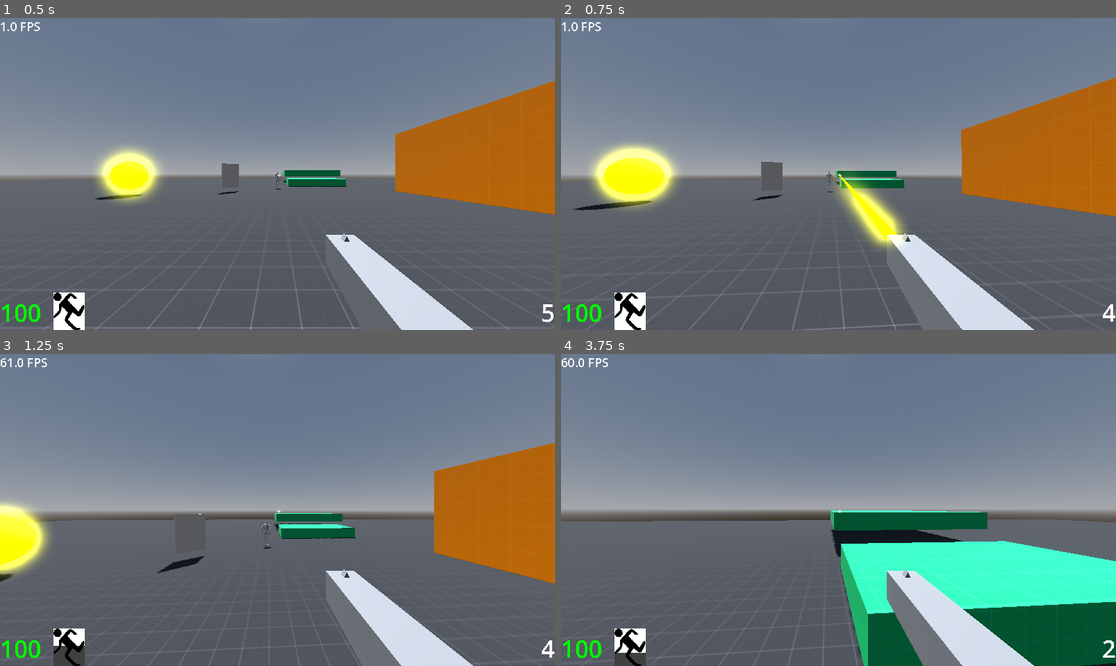
Above: before the commit, frames 1-4 (two rows, left to right).
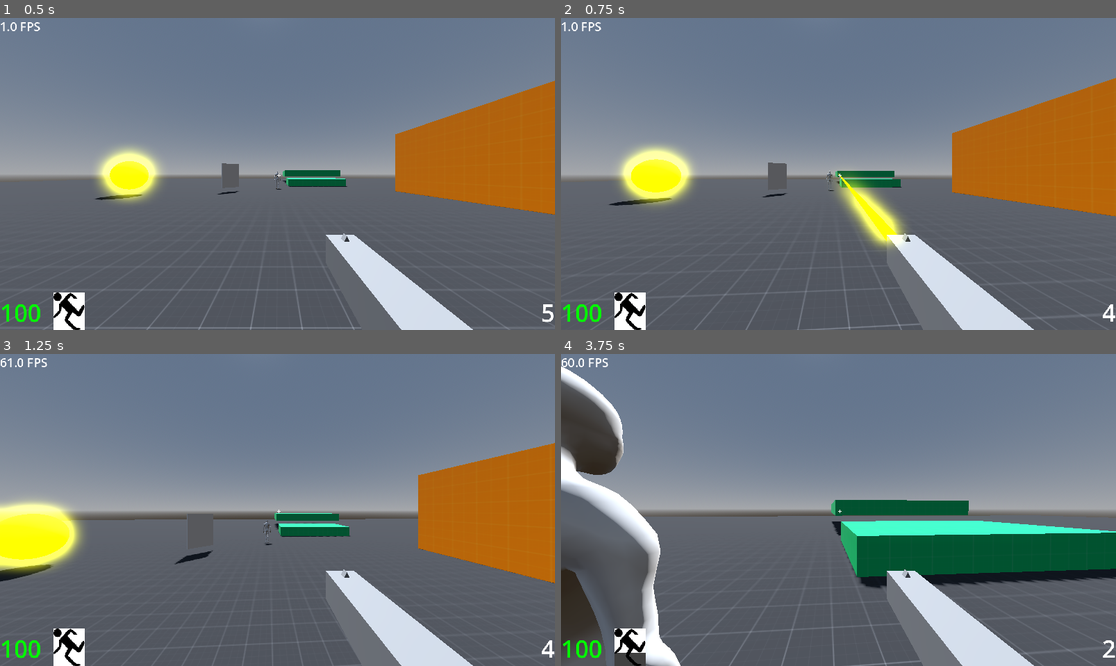
Above: after the commit, the same moments.

Repository: sam0622/fps
Game: Godot game, scene res://src/scenes/levels/testing_ground.tscn
Two runs of this game, one before a commit and one after it. Both use one fixed random seed, a clock stepped at 60 frames per second and the inputs below.
Inputs (mouse positions are in pixels of both pictures, inside the frame that each line leads up to):
- Up to frame 1 (0.5 s): no input
- Up to frame 2 (0.75 s): move the mouse to (866, 174) at 0.52 s; hold W (moveForward) from 0.53 s (still down); hold Shift (use_ablility) from 0.53 s (still down); click (866, 174) at 0.67 s
- Up to frame 3 (1.25 s): keep holding W (moveForward); keep holding Shift (use_ablility); tap Space (Jump) at 0.77, 0.8, 1.07 s
- Up to frame 4 (3.75 s): keep holding W (moveForward); move the mouse to (810, 510) at 1.27 s; release Shift (use_ablility) at 1.28 s; tap Space (Jump) at 1.35, 1.52, 1.82, 2.3, 3.02, 3.32 s; tap Shift (use_ablility) at 1.55, 2.85 s; move the mouse to (849, 503) at 2.02 s; press the mouse at (849, 503) at 2.03 s; move the mouse to (832, 516) at 2.77 s; release the mouse at (832, 516) at 2.78 s; click (832, 516) at 2.92 s; move the mouse to (877, 513) at 3.52 s; hold Shift (use_ablility) from 3.53 s (still down)

Frame 1 is identical in both runs. In frame 2, 3.5% of the frame differs, in the area x 2-100%, y 19-100%; in frame 3, 4.1%; in frame 4, 28%, in the area x 0-100%, y 4-100%.

Commit message:
Fully refined dash

Diff:
--- a/src/scripts/abilities/dash.gd
+++ b/src/scripts/abilities/dash.gd
@@ -7,6 +7,8 @@
 @export var has_iframes := true
 @export var pass_through_enemies := true
 
+var input_dir: Vector2
+
 @onready var player_base_speed := player.speed
 
 
@@ -14,9 +16,16 @@
 	super()
 
 
+func _process(delta: float) -> void:
+	input_dir = Input.get_vector("moveLeft", "moveRight", "moveForward", "moveBackward")
+	trigger_condition = input_dir != Vector2.ZERO
+
+
 func trigger() -> void:
 	super()
+	player.dash_direction = (player.transform.basis * Vector3(input_dir.x, 0, input_dir.y)).normalized()
 	player.speed *= speed_multiplier
+	player.is_dashing = true
 	if has_iframes:
 		player.can_be_hit = false
 	if pass_through_enemies:
@@ -26,6 +35,7 @@
 func detrigger() -> void:
 	super()
 	player.speed = player_base_speed
+	player.is_dashing = false
 	player.can_be_hit = true
 	if pass_through_enemies:
 		player.set_collision_mask_value(ENEMY_COLLISON_BIT, true)
--- a/src/scripts/player.gd
+++ b/src/scripts/player.gd
@@ -19,6 +19,9 @@
 var mouse_sensitivity := 1200
 var current_gun: Gun  ## The currently equipped [Gun].
 var can_be_hit := true
+var can_move := true
+var is_dashing := false
+var dash_direction: Vector3
 
 @onready var camera := get_viewport().get_camera_3d()
 @onready var hud := $%HUD  ## The player's HUD.
@@ -57,14 +60,17 @@
 		velocity.y -= GameManager.gravity * delta
 
 	# Handle Jump.
-	if Input.is_action_just_pressed("Jump") and is_on_floor():
+	if Input.is_action_just_pressed("Jump") and is_on_floor() and can_move:
 		velocity.y = JUMP_VELOCITY
 	# Get the input direction and handle the movement/deceleration.
 	var input_dir := Input.get_vector("moveLeft", "moveRight", "moveForward", "moveBackward")
 	var direction := (transform.basis * Vector3(input_dir.x, 0, input_dir.y)).normalized()
-	if direction:
-		velocity.x = direction.x * speed
-		velocity.z = direction.z * speed
+	if is_dashing:
+			velocity = dash_direction * speed
+	elif direction:
+		if can_move:
+			velocity.x = direction.x * speed
+			velocity.z = direction.z * speed
 	else:
 		velocity.x = move_toward(velocity.x, 0, speed)
 		velocity.z = move_toward(velocity.z, 0, speed)
@@ -98,7 +104,12 @@
 
 
 func set_health(new_health: int) -> void:
-	health = new_health
+	# Don't take damage if can't be hit
+	if new_health < health:
+		if can_be_hit:
+			health = new_health
+	else:
+		health = new_health
 	if health <= 0:
 		health = 0
 		die()
@@ -126,6 +137,7 @@
 		current_gun = null
 
 
+## Sets new [Abiltiy]
 func set_ability(new_ability: Ability) -> void:
 	if ability:
 		ability.is_active = false
